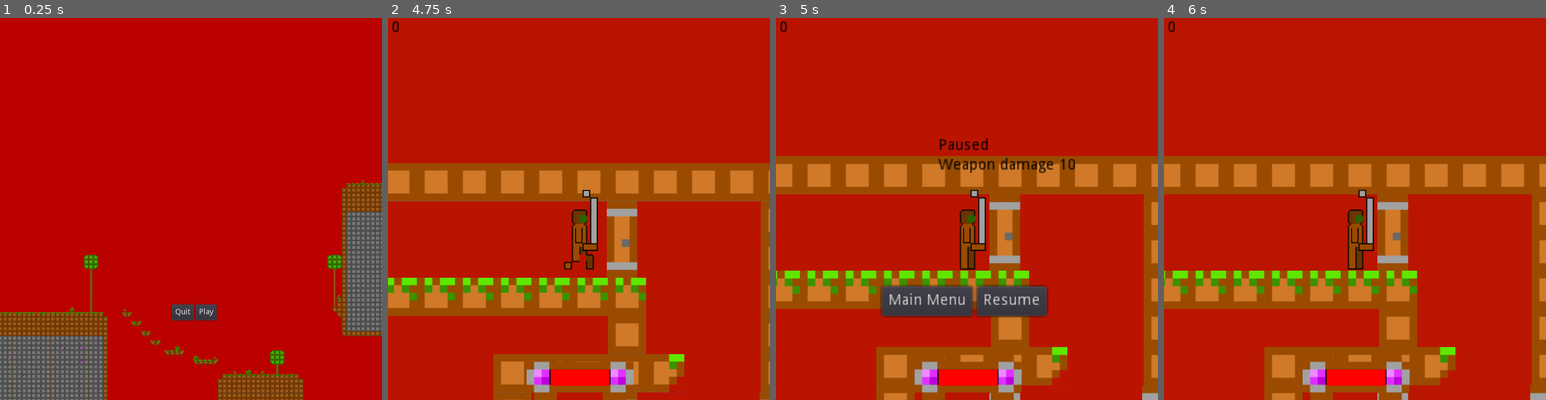
Above: before the commit, frames 1-4 (left to right).
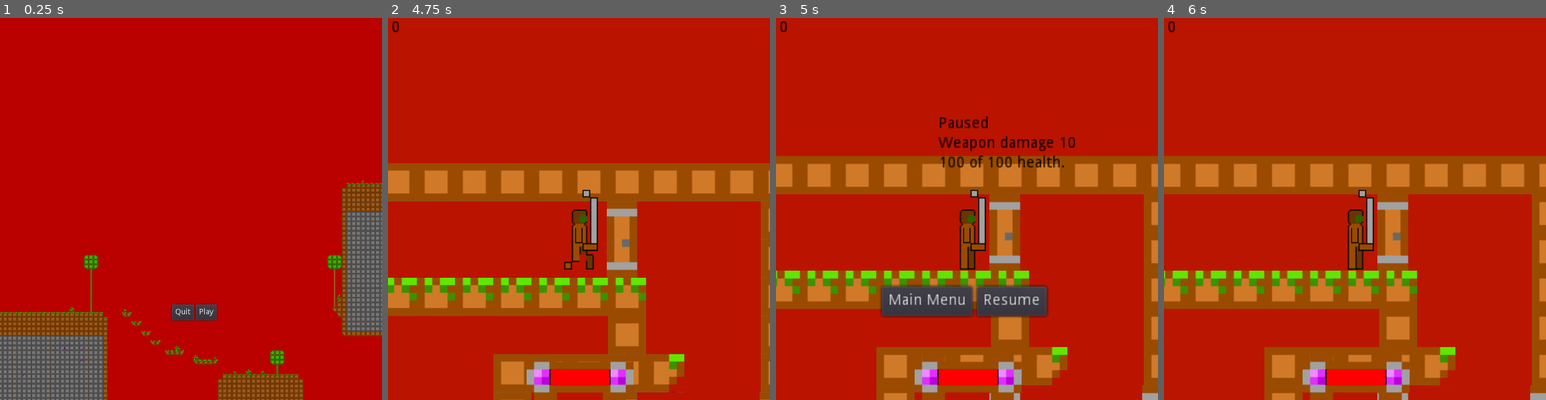
Above: after the commit, the same moments.

Repository: the-alex-g/Archea
Game: Godot game, scene res://Main/Main Menu.tscn
Same seed, same stepped clock (60 frames per second), same inputs: the game is played once before the commit and once after it.
Inputs:
- Up to frame 1 (0.25 s): no input
- Up to frame 2 (4.75 s): click "Play" at 0.5 s; tap Enter at 1.25 s; hold Right (ui_right) 1.28-2.78 s; tap Ctrl (dodge) at 1.35, 2.85, 4.35 s; tap Space (jump) at 1.52, 2.27, 3.77, 4.52 s; tap Shift (swing) at 2.1, 3.6 s; hold Left (ui_left) 2.78-3.53 s; hold Right (ui_right) from 3.53 s (still down)
- Up to frame 3 (5 s): keep holding Right (ui_right); tap Escape (escape) at 4.9 s
- Up to frame 4 (6 s): release Right (ui_right) at 5.03 s; hold Left (ui_left) 5.03-5.75 s; tap Shift (swing) at 5.1 s; tap Space (jump) at 5.27 s; click "Resume" at 5.75 s

Frames 1-2 are identical in both runs. In frame 3, 1.5% of the frame differs, in the area x 42-79%, y 25-41%; in frame 4, nothing differs.

Commit message:
Add power ups

Diff:
--- a/Enemy.gd
+++ b/Enemy.gd
@@ -74,7 +74,17 @@
 	fadeout.start()
 
 func _fade_finished():
+	randomize()
 	var dropped = money.instance()
 	dropped.position = position
+	var Value  = rand_range(1,3)
+	Value = int(round(Value))
+	dropped.value = Value
+	var cell = rand_range(1,20)
+	cell = int(round(cell))
+	if cell >= 15:
+		dropped.cell = true
+	else:
+		dropped.cell = false
 	get_parent().get_parent().add_child(dropped)
 	queue_free()
--- a/Main/Main.gd
+++ b/Main/Main.gd
@@ -4,8 +4,10 @@
 onready var player = $Player
 onready var resume = $Player/HBoxContainer/Resume
 onready var quit = $Player/HBoxContainer/Main
-onready var pauselabel = $Player/VBoxContainer/Pause
+onready var buttons = $Player/HBoxContainer
+onready var labels = $Player/VBoxContainer
 onready var weapondisplay = $Player/VBoxContainer/WeaponLabel
+onready var healthdisplay = $Player/VBoxContainer/Health
 var pause_menu_visible = false
 var pause_menu_disabled = true
 
@@ -22,16 +24,15 @@
 		pause_menu_disabled = false
 		pause_menu_visible = true
 		weapondisplay.text = str("Weapon damage ", player.damage)
+		healthdisplay.text = str(player.health, " of ", player.healthbar.max_value, " health.")
 		_set_pause_menu()
 		get_tree().paused = true
 
 func _set_pause_menu():
-	weapondisplay.visible = pause_menu_visible
-	pauselabel.visible = pause_menu_visible
+	buttons.visible = pause_menu_visible
+	labels.visible = pause_menu_visible
+	resume.disabled = pause_menu_disabled
 	quit.disabled = pause_menu_disabled
-	quit.visible = pause_menu_visible
-	resume.visible = pause_menu_visible
-	resume.disabled = pause_menu_disabled
 
 func _on_Resume_pressed():
 	get_tree().paused = false
--- a/Main/Main.tscn
+++ b/Main/Main.tscn
@@ -10,6 +10,7 @@
 z_index = 1
 
 [node name="HBoxContainer" type="HBoxContainer" parent="Player"]
+visible = false
 margin_left = -78.0
 margin_top = 43.0
 margin_right = 73.0
@@ -21,7 +22,6 @@
 
 [node name="Main" type="Button" parent="Player/HBoxContainer"]
 pause_mode = 2
-visible = false
 margin_right = 83.0
 margin_bottom = 27.0
 text = "Main Menu"
@@ -31,7 +31,6 @@
 
 [node name="Resume" type="Button" parent="Player/HBoxContainer"]
 pause_mode = 2
-visible = false
 margin_left = 87.0
 margin_right = 151.0
 margin_bottom = 27.0
@@ -41,17 +40,17 @@
 }
 
 [node name="VBoxContainer" type="VBoxContainer" parent="Player"]
+visible = false
 margin_left = -25.8827
-margin_top = -93.3139
-margin_right = 14.1173
-margin_bottom = -53.3139
+margin_top = -113.482
+margin_right = 20.1173
+margin_bottom = -63.4819
 __meta__ = {
 "_edit_group_": true,
 "_edit_use_anchors_": false
 }
 
 [node name="Pause" type="Label" parent="Player/VBoxContainer"]
-visible = false
 margin_right = 46.0
 margin_bottom = 14.0
 custom_colors/font_color = Color( 0, 0, 0, 1 )
@@ -61,14 +60,21 @@
 }
 
 [node name="WeaponLabel" type="Label" parent="Player/VBoxContainer"]
-visible = false
+margin_top = 18.0
 margin_right = 46.0
-margin_bottom = 14.0
+margin_bottom = 32.0
 custom_colors/font_color = Color( 0, 0, 0, 1 )
 text = "steve"
 __meta__ = {
 "_edit_use_anchors_": false
 }
+
+[node name="Health" type="Label" parent="Player/VBoxContainer"]
+margin_top = 36.0
+margin_right = 46.0
+margin_bottom = 50.0
+custom_colors/font_color = Color( 0, 0, 0, 1 )
+text = "bobe"
 [connection signal="dead" from="Player" to="." method="_on_Player_dead"]
 [connection signal="pressed" from="Player/HBoxContainer/Main" to="." method="_on_Main_pressed"]
 [connection signal="pressed" from="Player/HBoxContainer/Resume" to="." method="_on_Resume_pressed"]
--- a/Money/Money.gd
+++ b/Money/Money.gd
@@ -1,12 +1,24 @@
 extends Area2D
 
 onready var flipper = $AnimationPlayer
+onready var sprite = $Sprite
 export var value = 1
+var cell
 
 func _ready():
 	flipper.play("Flip")
+	if cell == true:
+		sprite.animation = "cell"
+	else:
+		sprite.animation = "Coin"
 
 func _on_Area2D_body_entered(body):
 	if body.has_method("pickup"):
-		body.pickup(value)
+		if cell == false:
+			body.pickup(value)
+		else:
+			body.damage += 5
+			body.health += 5
+			body.healthbar.max_value += 5
+			body.healthbar.value = body.health
 		queue_free()
--- a/Money/Money.tscn
+++ b/Money/Money.tscn
@@ -1,13 +1,26 @@
-[gd_scene load_steps=5 format=2]
+[gd_scene load_steps=7 format=2]
 
 [ext_resource path="res://Art/Money/Coin.png" type="Texture" id=1]
 [ext_resource path="res://Money/Money.gd" type="Script" id=2]
+[ext_resource path="res://Art/Money/Cell.Cell.png" type="Texture" id=3]
 
-[sub_resource type="CircleShape2D" id=1]
+[sub_resource type="SpriteFrames" id=1]
+animations = [ {
+"frames": [ ExtResource( 1 ) ],
+"loop": true,
+"name": "Coin",
+"speed": 5.0
+}, {
+"frames": [ ExtResource( 3 ) ],
+"loop": true,
+"name": "cell",
+"speed": 5.0
+} ]
+
+[sub_resource type="CircleShape2D" id=2]
 radius = 3.64215
 
-[sub_resource type="Animation" id=2]
-resource_name = "Flip"
+[sub_resource type="Animation" id=3]
 length = 2.0
 loop = true
 tracks/0/type = "value"
@@ -28,13 +41,14 @@
 collision_mask = 128
 script = ExtResource( 2 )
 
-[node name="Sprite" type="Sprite" parent="."]
-texture = ExtResource( 1 )
+[node name="Sprite" type="AnimatedSprite" parent="."]
+frames = SubResource( 1 )
+animation = "Coin"
 
 [node name="CollisionShape2D" type="CollisionShape2D" parent="."]
 visible = false
-shape = SubResource( 1 )
+shape = SubResource( 2 )
 
 [node name="AnimationPlayer" type="AnimationPlayer" parent="."]
-anims/Flip = SubResource( 2 )
+anims/Flip = SubResource( 3 )
 [connection signal="body_entered" from="." to="." method="_on_Area2D_body_entered"]
Binary file added: Art/Money/Cell.Cell.png
Not shown, added: Art/Money/Cell.Cell.png.import
Not shown, added: Art/Piskel files/Cell.Cell.piskel
